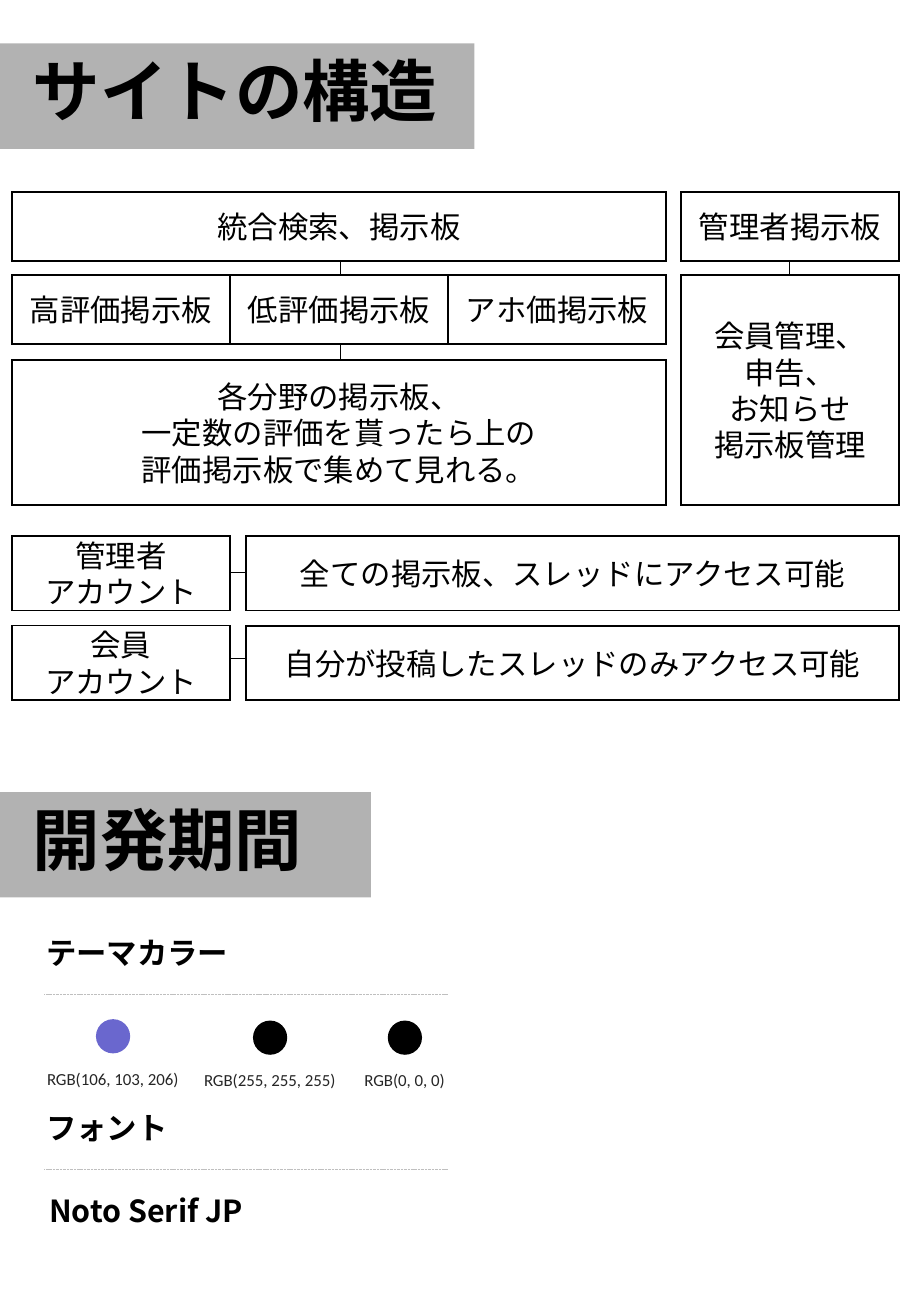
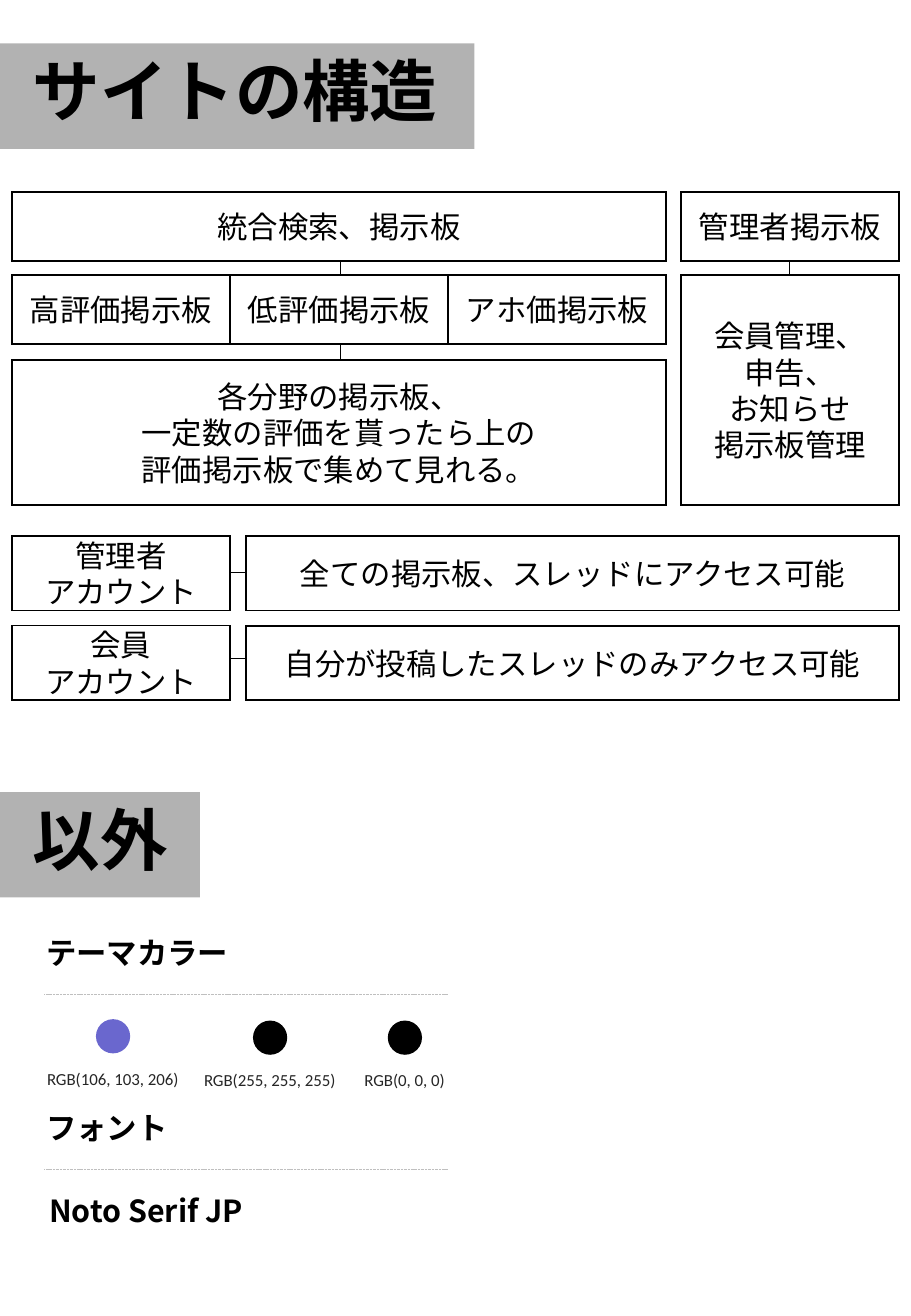
Before and after one commit to plone93/DDinside, a slide deck: slide 5 of DDinside/DDinside_PPT.pptx. Drawn at 911x1316 pixels with LibreOffice and Linux fonts; fonts in the diff are those of the drawing. Boxes give left, top, right and bottom in pixels: in the first picture for what was removed or moved away, otherwise in the second. Text is boxed around its words. In the diff, an @@ line names an element or a change of style, - is before the commit and + after.

```diff
--- a/DDinside/DDinside_PPT.pptx
+++ b/DDinside/DDinside_PPT.pptx
@@ rectangle: place and size @@
-rectangle at (0, 792, 370, 898)
+rectangle at (0, 792, 200, 898)
@@ text at (33, 807, 168, 871): text changed @@
-開発期間
+以外
```
